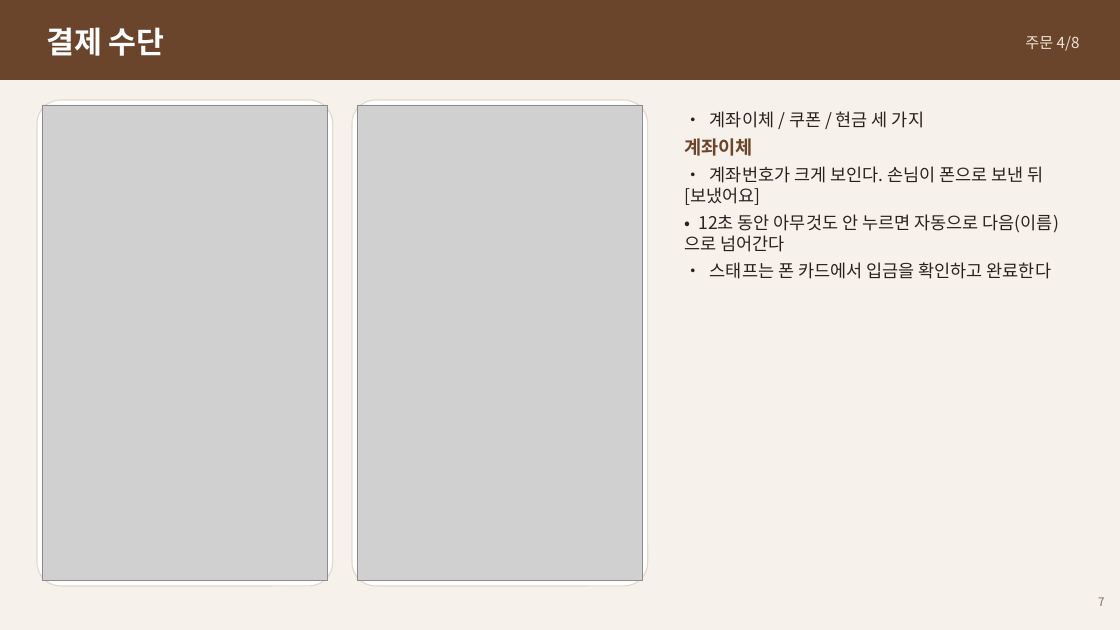
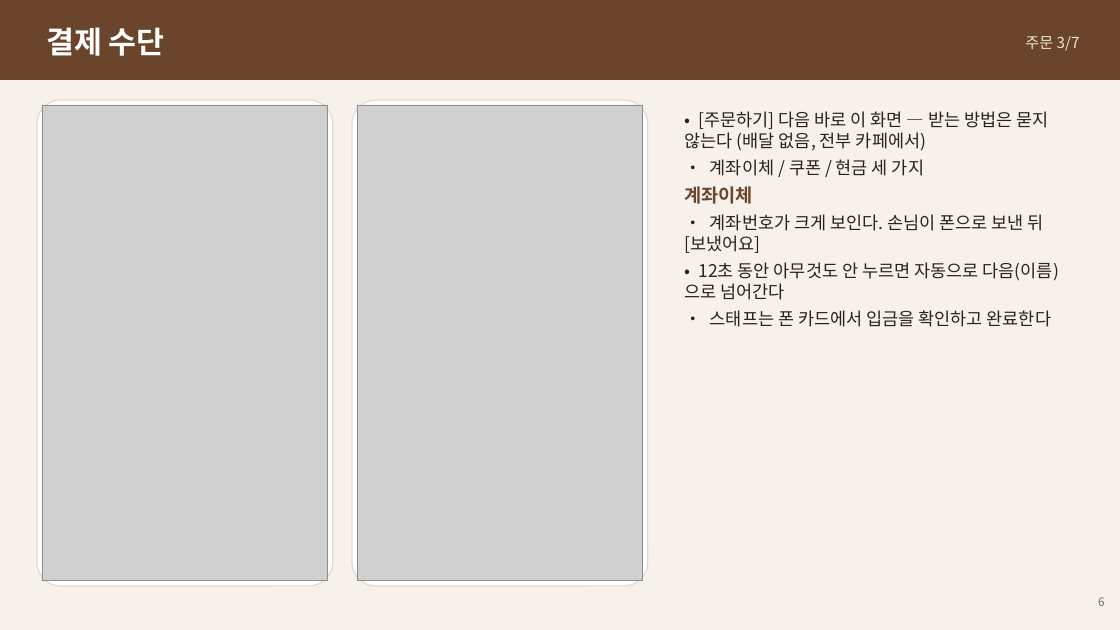
Before and after one commit to Danjjinbibbang/shine_kiosk, a slide deck: slide 6 of docs/manual/열린카페-사용자매뉴얼.pptx (slide 7 before the commit). Drawn at 1120x630 pixels with LibreOffice and Linux fonts; fonts in the diff are those of the drawing; grey boxes stand for pictures. Boxes give left, top, right and bottom in pixels: in the first picture for what was removed or moved away, otherwise in the second. Text is boxed around its words. In the diff, an @@ line names an element or a change of style, - is before the commit and + after.

```diff
--- a/docs/manual/열린카페-사용자매뉴얼.pptx
+++ b/docs/manual/열린카페-사용자매뉴얼.pptx
@@ text at [1025, 36, 1080, 51]: text changed @@
-주문 4/8
+주문 3/7
@@ text at [685, 111, 1048, 151]: paragraph added @@
+• [주문하기] 다음 바로 이 화면 — 받는 방법은 묻지 않는다 (배달 없음, 전부 카페에서)
@@ text at [1098, 597, 1104, 606]: text changed @@
-7
+6
```
Also in this commit, not shown: 17 other slides changed, 1 slide added, 1 slide removed, 43 other files.
